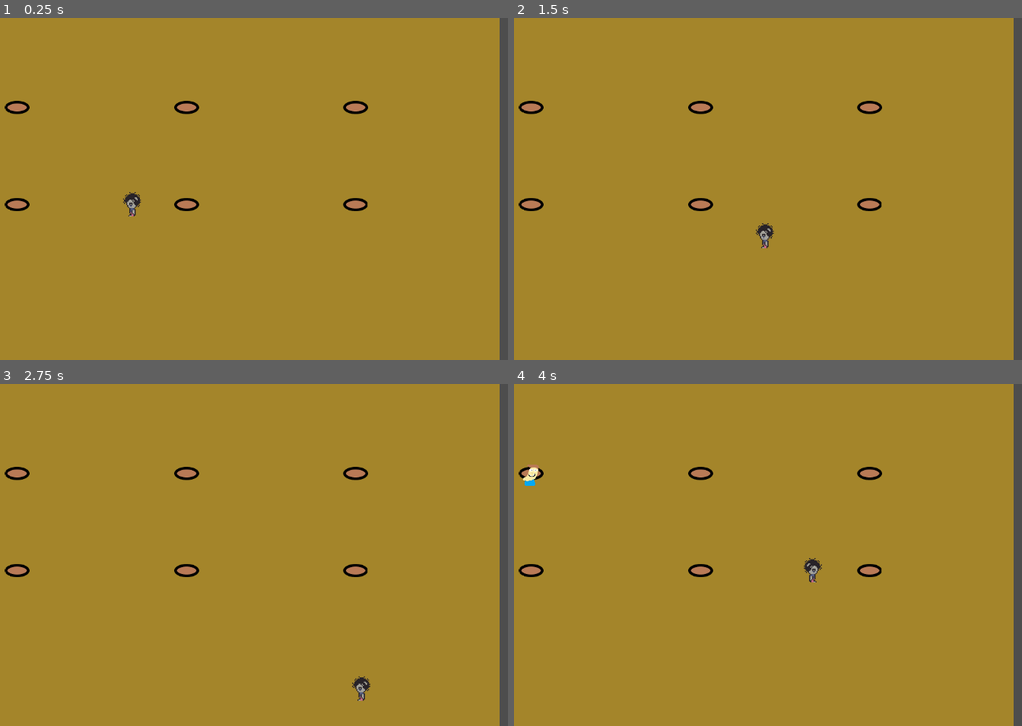
Above: before the commit, frames 1-4 (two rows, left to right).
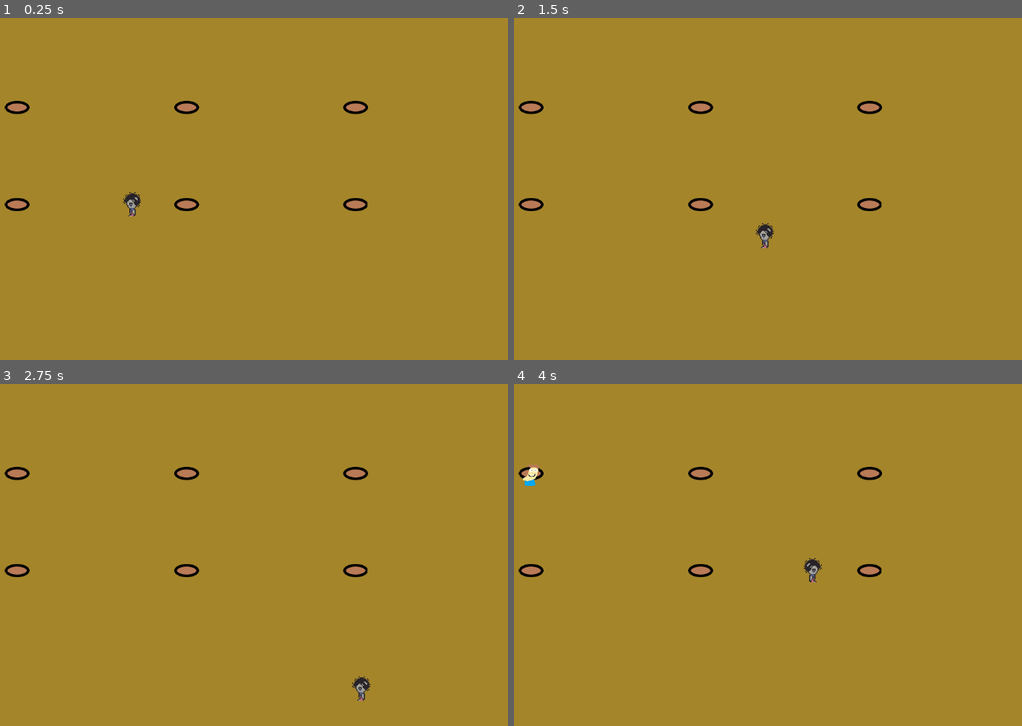
Above: after the commit, the same moments.

Repository: EvlNrostA/MiniJam144
Game: Godot game, scene res://Levels/Whackamole/Whackamole.tscn
Two runs of this game, one before a commit and one after it. Both use one fixed random seed, a clock stepped at 60 frames per second and the inputs below. The project has no main scene, so this scene is started directly.
Inputs:
- Up to frame 1 (0.25 s): no input
- Up to frame 2 (1.5 s): tap Enter at 0.5 s; hold D (Right) 0.53-1.28 s; hold Down (Down) from 1.28 s (still down)
- Up to frame 3 (2.75 s): release Down (Down) at 2.03 s; hold D (Right) from 2.03 s (still down)
- Up to frame 4 (4 s): release D (Right) at 2.78 s; hold W (Up) 2.78-3.53 s; tap Space at 3.5 s; hold Left (Left) from 3.53 s (still down)

The runs differ from the first frame. In frame 1, 1.6% of the frame differs, in the area x 98-100%, y 0-100%; in frame 2, 1.6%; in frame 3, 1.6%; in frame 4, 1.6%.

Commit message:
Add nextLevel, add Whackamole level timer

Diff:
--- a/Arial's Nightmares/Levels/Whackamole/NoamFogleManager.gd
+++ /dev/null
@@ -1,41 +0,0 @@
-extends Node
-
-var difficulties = {
-	"Easy": {
-		"Count": 1,
-		"PositionDelay": [1, 2],
-		"RevealDelay": [1, 1.5]
-	},
-	"Normal": {
-		"Count": 3,
-		"PositionDelay": [1, 2],
-		"RevealDelay": [0.4, 0.7]
-	},
-	"Hard": {
-		"Count": 5,
-		"PositionDelay": [1, 2],
-		"RevealDelay": [0.4, 0.7]
-	},
-}
-
-@onready var noam_fogle_scene = preload("res://Nodes/Enemys/NoamFogle.tscn")
-
-var noam_fogle_count
-var noam_fogles = []
-var player
-
-func _ready():
-	start("Normal")
-
-func start(difficulty):
-	player = $"../Player_Tamplate"
-	var holes = get_tree().get_nodes_in_group("Holes")
-	noam_fogle_count = difficulties[difficulty]["Count"]
-	var position_delay = difficulties[difficulty]["PositionDelay"]
-	var reveal_delay = difficulties[difficulty]["RevealDelay"]
-
-	for i in range(noam_fogle_count):
-		var noam_fogle = noam_fogle_scene.instantiate()
-		noam_fogles.append(noam_fogle)
-		add_child(noam_fogles[i])
-		noam_fogles[i].start(holes, position_delay, reveal_delay)
--- a/Arial's Nightmares/Levels/Whackamole/Player_Whackamole_Script.gd
+++ b/Arial's Nightmares/Levels/Whackamole/Player_Whackamole_Script.gd
@@ -1,12 +1,12 @@
 extends Player_library
 
-var killed_count
-var noam_fogle_manager
+@onready var level_timer = $"../LevelTimer"
+@onready var manager = $"../StateManager"
+@onready var killed_count = 0
 
 func _ready():
 	self.speed = 3
-	killed_count = 0
-	noam_fogle_manager = $"../NoamFogleManager"
+	level_timer.timeout.connect(lost_game)
 
 func _process(delta):
 	Move2D(delta)
@@ -15,11 +15,16 @@
 	killed_count += 1
 	print("Killed ", killed_count)
 
-	if (killed_count == noam_fogle_manager.noam_fogle_count):
+	if (killed_count == manager.noam_fogle_count):
 		won_game()
 
 func game_over():
 	pass
 
+func lost_game():
+	print("Lost Game")
+	nextLevel()
+
 func won_game():
 	print("Won Game")
+	nextLevel()
--- /dev/null
+++ b/Arial's Nightmares/Levels/Whackamole/StateManager.gd
@@ -0,0 +1,47 @@
+extends Node
+
+var difficulties = {
+	"easy": {
+		"count": 1,
+		"position_delay": [1, 2],
+		"reveal_delay": [1, 1.5],
+		"level_timer": 30
+	},
+	"normal": {
+		"count": 3,
+		"position_delay": [1, 2],
+		"reveal_delay": [0.4, 0.7],
+		"level_timer": 30
+	},
+	"hard": {
+		"count": 5,
+		"position_delay": [1, 2],
+		"reveal_delay": [0.4, 0.7],
+		"level_timer": 30
+	},
+}
+
+@onready var noam_fogle_scene = preload("res://Nodes/Enemys/NoamFogle.tscn")
+@onready var player = $"../Player_Tamplate"
+@onready var level_timer = $"../LevelTimer"
+
+var noam_fogle_count
+var noam_fogles # Remove?
+
+func _ready():
+	start("normal")
+
+func start(selected_difficulty):
+	var difficulty = difficulties[selected_difficulty]
+	noam_fogle_count = difficulty.count
+
+	var holes = get_tree().get_nodes_in_group("Holes")
+	noam_fogles = []
+	for i in range(noam_fogle_count):
+		var noam_fogle = noam_fogle_scene.instantiate()
+		noam_fogles.append(noam_fogle)
+		add_child(noam_fogles[i])
+		noam_fogles[i].start(holes, difficulty.position_delay, difficulty.reveal_delay)
+
+	level_timer.wait_time = difficulty.level_timer
+	level_timer.start()
--- a/Arial's Nightmares/Levels/Whackamole/Whackamole.tscn
+++ b/Arial's Nightmares/Levels/Whackamole/Whackamole.tscn
@@ -2,17 +2,13 @@
 
 [ext_resource type="PackedScene" uid="uid://b11hooauu7282" path="res://Nodes/Player/PlayerNodeTamplate.tscn" id="1_7vt5w"]
 [ext_resource type="Texture2D" uid="uid://6u36ik2qi4mj" path="res://Levels/Whackamole/hole.png" id="1_eja8a"]
+[ext_resource type="Script" path="res://Levels/Whackamole/StateManager.gd" id="2_4ggw8"]
 [ext_resource type="Script" path="res://Levels/Whackamole/Player_Whackamole_Script.gd" id="2_kdedg"]
-[ext_resource type="Script" path="res://Levels/Whackamole/NoamFogleManager.gd" id="5_i6o53"]
 
 [node name="Whackamole" type="Node2D"]
 
-[node name="LevelTimer" type="Timer" parent="."]
-wait_time = 30.0
-one_shot = true
-
 [node name="ColorRect" type="ColorRect" parent="."]
-offset_right = 1136.0
+offset_right = 1152.0
 offset_bottom = 648.0
 color = Color(0.643137, 0.521569, 0.164706, 1)
 
@@ -46,9 +42,11 @@
 texture = ExtResource("1_eja8a")
 metadata/occupied = false
 
-[node name="NoamFogleManager" type="Node" parent="."]
-script = ExtResource("5_i6o53")
+[node name="StateManager" type="Node" parent="."]
+script = ExtResource("2_4ggw8")
 
 [node name="Player_Tamplate" parent="." instance=ExtResource("1_7vt5w")]
 position = Vector2(440, 352)
 script = ExtResource("2_kdedg")
+
+[node name="LevelTimer" type="Timer" parent="."]
--- a/Arial's Nightmares/Nodes/Enemys/NoamFogle.tscn
+++ b/Arial's Nightmares/Nodes/Enemys/NoamFogle.tscn
@@ -7,6 +7,7 @@
 size = Vector2(32, 48)
 
 [node name="NoamFogle" type="Area2D"]
+y_sort_enabled = true
 script = ExtResource("1_ihpxf")
 
 [node name="Sprite2D" type="Sprite2D" parent="."]
--- a/Arial's Nightmares/Nodes/Player/PlayerNodeTamplate.tscn
+++ b/Arial's Nightmares/Nodes/Player/PlayerNodeTamplate.tscn
@@ -160,6 +160,3 @@
 anim_player = NodePath("../AnimationPlayer")
 parameters/Idle/blend_position = 0.0
 parameters/Run/blend_position = 0
-
-[node name="LevelTimer" type="Timer" parent="."]
-one_shot = true
--- a/Arial's Nightmares/Scripts/Enemys/noamfogle_Script.gd
+++ b/Arial's Nightmares/Scripts/Enemys/noamfogle_Script.gd
@@ -1,11 +1,12 @@
 extends Area2D
+
+@onready var position_timer = $PositionTimer
+@onready var reveal_timer = $RevealTimer
+@onready var sprite = $Sprite2D
 
 var position_delay
 var reveal_delay
 var objects
-var position_timer
-var reveal_timer
-var sprite
 var current_object
 
 func start_timer_randomly(timer, delay_range) -> void:
@@ -36,10 +37,6 @@
 func start(new_objects, new_position_delay, new_reveal_delay) -> void:
 	randomize()
 
-	position_timer = $PositionTimer
-	reveal_timer = $RevealTimer
-	sprite = $Sprite2D
-
 	objects = new_objects
 	position_delay = new_position_delay
 	reveal_delay = new_reveal_delay
--- a/Arial's Nightmares/Scripts/Library/PlayerLibrary.gd
+++ b/Arial's Nightmares/Scripts/Library/PlayerLibrary.gd
@@ -5,7 +5,6 @@
 @onready var animationPlayer = $AnimationPlayer
 @onready var animationTree = $AnimationTree
 @onready var animationState = animationTree.get("parameters/playback")
-
 
 @export var speed : float = 1
 var vel := Vector2.ZERO
@@ -31,3 +30,6 @@
 
 func MovePlatform(delta) -> void:
 	pass
+
+func nextLevel():
+	print("Level Over")
